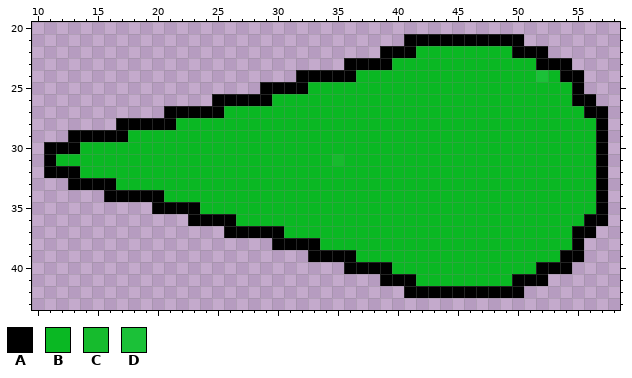
Edited in one commit: pixel-art sprite (Assets/Resources/Sprites/Plasma.png). The first picture shows the starting point.
The file is 64x64 pixels. Colours within 5 levels of each other are drawn and written as one. Shown: x 10..58, y 20..43.
Palette (. is transparent): A #000000  B #0ab823  C #16bb2d  D #1bc138
New version:
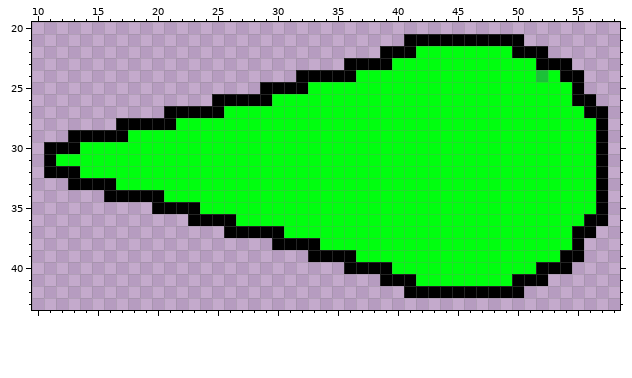
Change:
@@ palette @@
-B #0ab823
+B #00ff0f
@@ x 33..37 @@
 30 BBBBB
-31 BBCBB
+31 BBBBB
 32 BBBBB
Changed places in both pictures, as pixel boxes (x1, y1, x2, y2):
changed: (56, 46, 596, 286)
